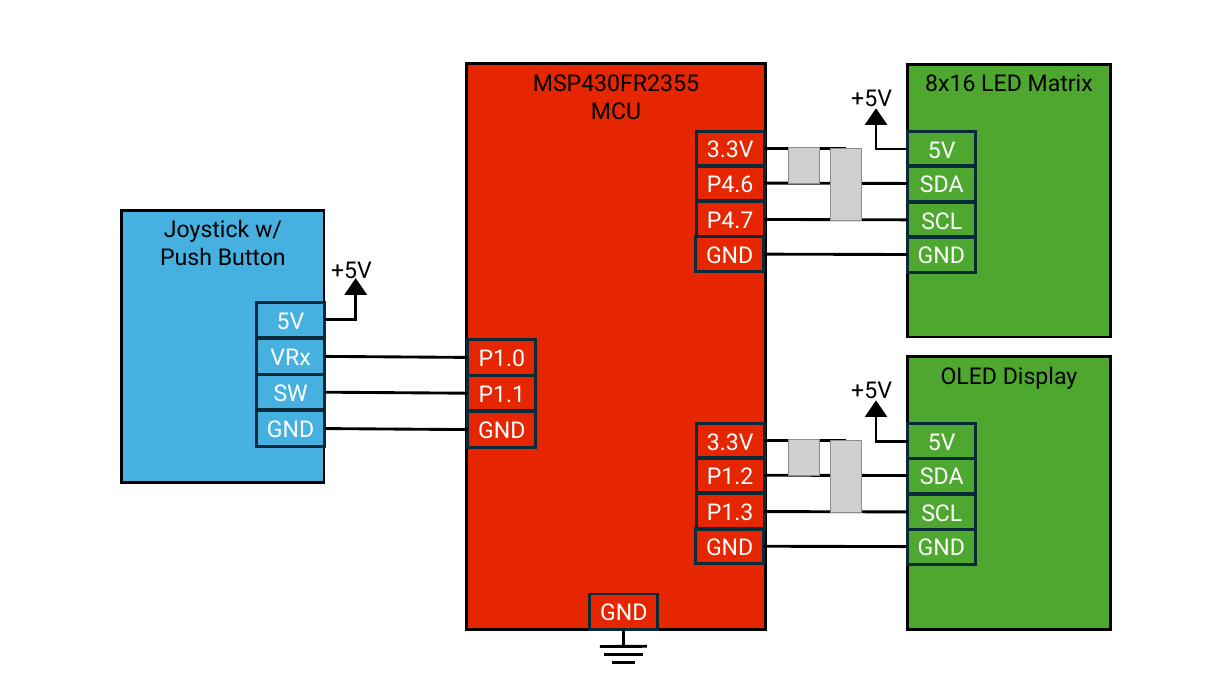
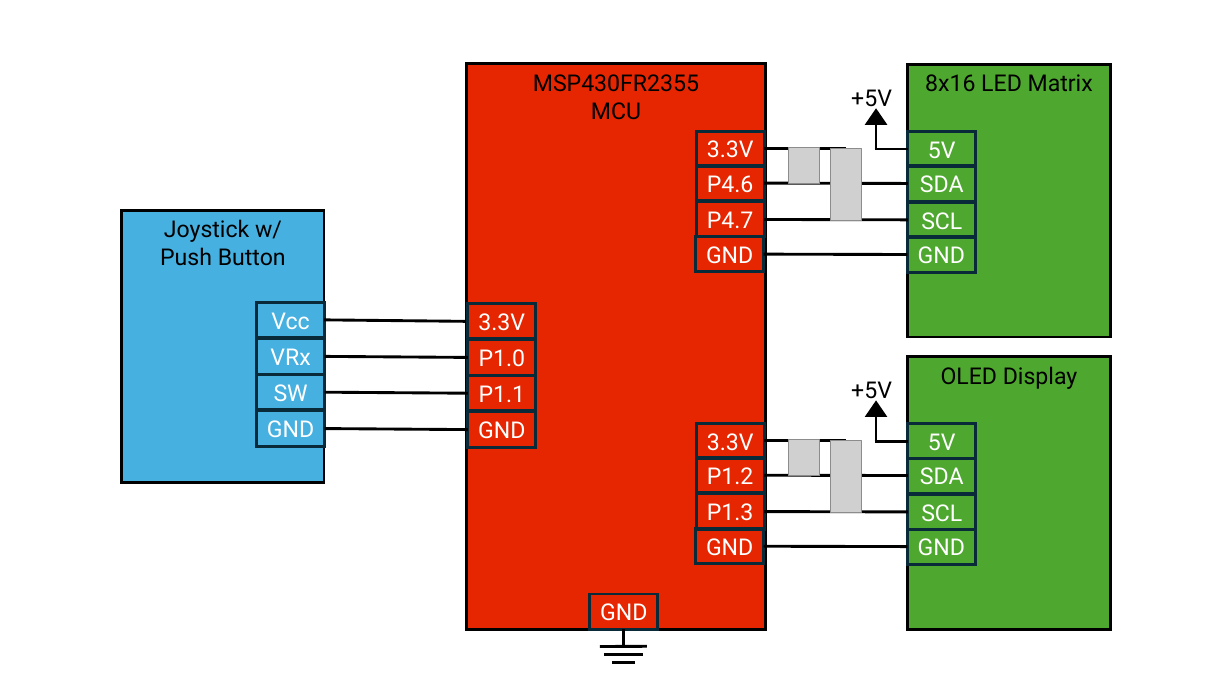
Before and after one commit to msu-eele-465/final-project-Jay-Graham, a slide deck: slide 1 of docs/planning/final_project_circuit_diagram.pptx. Drawn at 1232x693 pixels with LibreOffice and Linux fonts; fonts in the diff are those of the drawing; grey boxes stand for pictures. Boxes give left, top, right and bottom in pixels: in the first picture for what was removed or moved away, otherwise in the second. Text is boxed around its words. In the diff, an @@ line names an element or a change of style, - is before the commit and + after.

Commit message:
final presentation stuff

```diff
--- a/docs/planning/final_project_circuit_diagram.pptx
+++ b/docs/planning/final_project_circuit_diagram.pptx
@@ text removed at (331,261,372,283) @@
-+5V
@@ triangle removed at (347,280,366,294) @@
@@ line removed from (356, 295) to (356, 321) @@
@@ text in rectangle at (271,312,309,329): text changed @@
-5V
+Vcc
@@ line moved from (324, 320) - (358, 320) to (324, 320) - (468, 322) @@
@@ rectangle added at (468,304,536,339), outline #092A39 2.25 pt, 18 pt, text #FFFFFF @@
+3.3V
```
Also in this commit, not shown: 1 other file.
